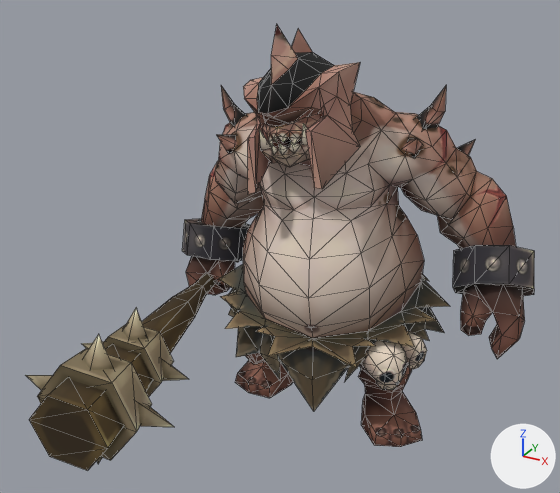
Two versions of the OBJ model Resource/Boss02/Animation/Idle/Idle (50).obj, one commit apart.
One viewpoint serves both versions: a 50 mm lens placed at (192.0, -419.0, 321.0), pointed at (-10.0, -50.0, 136.0). Lighting does not change. The marker at lower right points along +X, +Y and +Z. Mesh edges are drawn as thin lines. Where no turn or scale is listed for an object, it has been applied to the vertices. Vertices at the same position are counted once.

Names of what the first picture shows: 'Cyclops01_W', 'Cyclops03'.
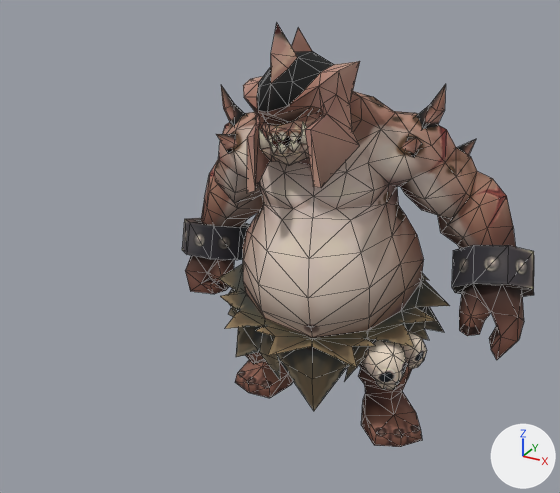
What differs and where, as boxes (x1, y1, x2, y2) in the pictures (560 x 493 px; the box of a moved part takes in the faces that stretch with it):
'Cyclops03', reshaped
    before: (182, 25, 534, 447)
    after: (182, 23, 534, 447)
'Cyclops01_W', deleted (brown)
    before: (26, 261, 238, 471)
part 1 of me_cyclops03, moved or reshaped
    before: (453, 245, 534, 296)
    after: (452, 245, 534, 297)
part 2 of me_cyclops03, moved or reshaped
    before: (460, 285, 525, 359)
    after: (459, 285, 524, 360)
part 3 of me_cyclops03, moved or reshaped
    before: (243, 25, 374, 221)
    after: (243, 23, 374, 220)
part 4 of me_cyclops03, moved or reshaped
    before: (369, 86, 516, 249)
    after: (368, 84, 516, 248)
part 5 of me_cyclops03, moved or reshaped
    before: (182, 220, 237, 295)
    after: (182, 219, 236, 294)

What the commit changed:
me_cyclops03 is used by ob_cyclops03; location (0.0, 0.0, 0.0).
Verts and faces of me_cyclops03; kept vertices keep their numbers, new ones are numbered from 738.
Before the commit, vertices of me_cyclops03: 399 (-97.0, 3.0, 87.0) at pixel (210, 259), 401 (-117.0, 3.0, 86.0) at pixel (187, 255), 415 (-105.0, 2.0, 66.0), 416 (-112.0, -2.0, 60.0), 417 (-118.0, 1.0, 74.0) at pixel (185, 271).
Before the commit, vertices of me_cyclops03: 418 (-101.0, 4.0, 74.0) at pixel (207, 273), 419 (-114.0, 7.0, 86.0), 421 (-92.0, 6.0, 85.0) at pixel (218, 262), 424 (-84.0, 14.0, 73.0), 425 (-87.0, 2.0, 75.0) at pixel (222, 277).
Before the commit, vertices of me_cyclops03: 426 (-93.0, 2.0, 60.0) at pixel (215, 295), 427 (-98.0, 3.0, 66.0), 428 (-96.0, 5.0, 69.0), 429 (-86.0, 15.0, 65.0), 430 (-88.0, 9.0, 61.0) at pixel (226, 291).
Before the commit, vertices of me_cyclops03: 431 (-97.0, 10.0, 64.0) at pixel (217, 285).
me_cyclops03 had 738 vertices, 1324 faces and spanned x -132.0..124.0, y -65.0..79.0, z 0.0..261.0.
me_cyclops03 now has 738 vertices, 1324 faces and spans x -133.0..124.0, y -65.0..78.0, z 0.0..262.0.
me_cyclops03 part 1: the loose piece of 16 vertices spanning x 69.0..124.0, y 8.0..65.0, z 83.0..133.0 is moved by (0.0, -2.0, 1.0).
me_cyclops03 part 2: the loose piece of 29 vertices spanning x 83.0..122.0, y -3.0..51.0, z 60.0..112.0 is moved by (0.0, -2.0, 0.0).
Part 3, on me_cyclops03:
6 vertices are removed from x -15.0..-2.0, y -58.0..-54.0, z 204.0..208.0.
28 faces are deleted.
20 vertices in x -32.0..20.0, y -62.0..-32.0, z 167.0..233.0 move by (0.0, 0.0, 1.0).
17 vertices in x -22.0..12.0, y -56.0..-37.0, z 185.0..238.0 move by (-1.0, 0.0, 1.0).
15 vertices in x -36.0..17.0, y -63.0..-31.0, z 158.0..232.0 move by (-1.0, 0.0, 0.0).
5 vertices in x -45.0..-6.0, y -57.0..-33.0, z 197.0..228.0 move by (0.0, 1.0, 1.0).
3 vertices in x -3.0..2.0, y -55.0..-46.0, z 201.0..229.0 move by (0.0, 1.0, 0.0).
22 vertices move within x -29.0..22.0, y -63.0..-34.0, z 156.0..247.0.
6 vertices are added at (-9.0, -56.0, 211.0), (-5.0, -57.0, 206.0), (-8.0, -58.0, 206.0), (-2.0, -54.0, 209.0), (-11.0, -57.0, 204.0), (-15.0, -54.0, 206.0).
28 new faces join them.
Part 4, on me_cyclops03:
8 vertices are removed from x 37.0..68.0, y 8.0..60.0, z 174.0..210.0.
20 faces are deleted.
8 vertices in x 52.0..91.0, y 16.0..52.0, z 123.0..182.0 move by (0.0, -1.0, 0.0).
8 vertices in x 51.0..88.0, y 15.0..44.0, z 112.0..190.0 move by (0.0, -1.0, 1.0).
8 vertices in x 55.0..97.0, y 51.0..79.0, z 103.0..184.0 move by (1.0, -1.0, 1.0).
6 vertices in x 28.0..66.0, y -1.0..64.0, z 136.0..198.0 move by (0.0, 0.0, 1.0).
3 vertices in x 77.0..109.0, y 25.0..41.0, z 119.0..130.0 move by (0.0, -2.0, 1.0).
3 vertices in x 74.0..94.0, y 55.0..58.0, z 152.0..166.0 move by (1.0, -1.0, 0.0).
9 vertices move from x 42.0..102.0, y 12.0..75.0, z 117.0..208.0 to x 43.0..103.0, y 12.0..75.0, z 117.0..208.0.
8 vertices are added at x 37.0..68.0, y 7.0..59.0, z 174.0..210.0.
20 new faces join them.
Part 5, on me_cyclops03:
Vertices 399, 416, 417, 430 move by (-1.0, 0.0, 0.0).
Vertices 401, 421, 425, 426, 428 move by (-1.0, 0.0, 1.0).
Vertices 415, 424, 427, 431 move by (0.0, 0.0, 0.0).
Vertex 418 moves to (-101.0, 5.0, 75.0), pixel (207, 273).
Vertex 419 moves to (-114.0, 7.0, 87.0).
Vertex 429 moves to (-86.0, 15.0, 66.0).
Object 'Cyclops01_W' (ob_cyclops01_w) is deleted.
